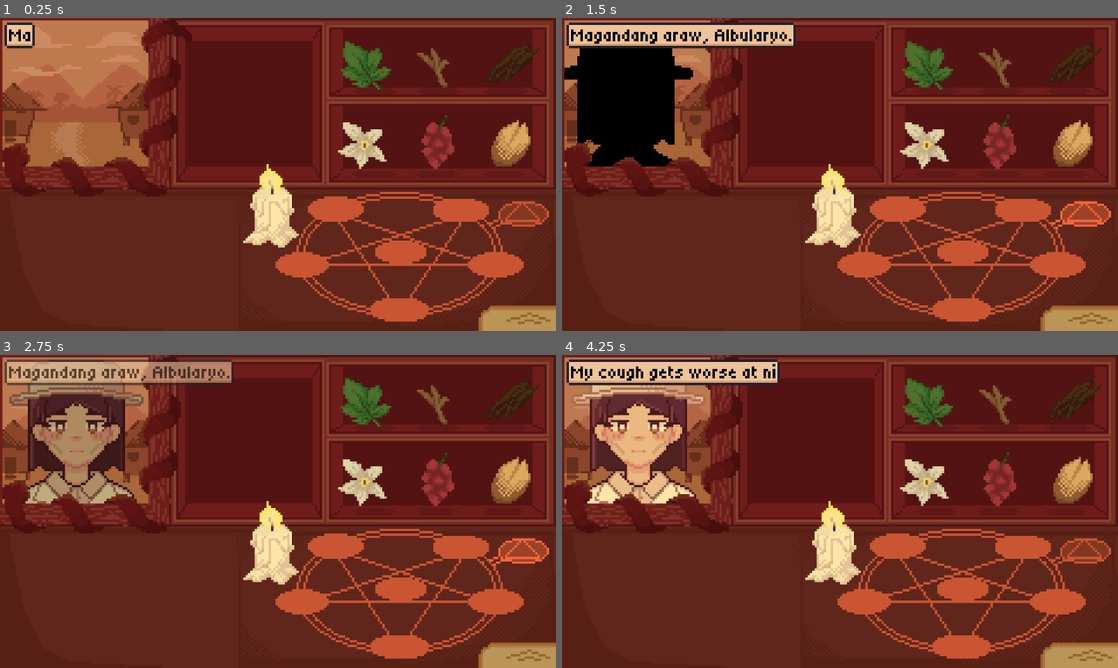
Above: before the commit, frames 1-4 (two rows, left to right).
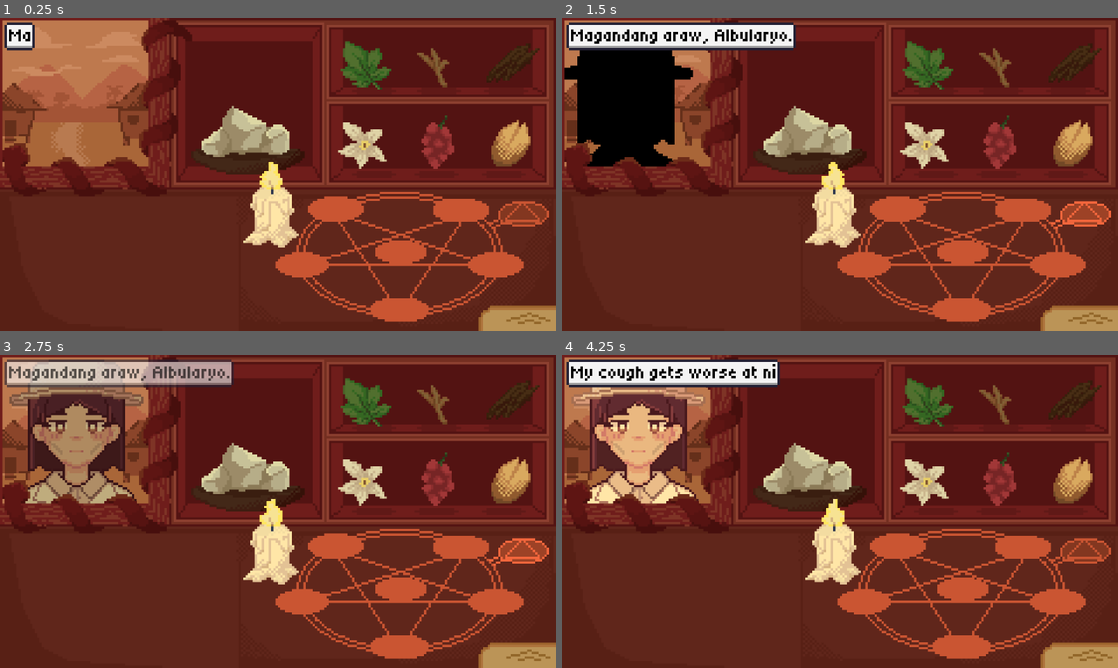
Above: after the commit, the same moments.

Repository: HansSorongon/albularyo_gamedes
Game: Godot game, scene res://scenes/main/main_loop.tscn
Two runs of this game, one before a commit and one after it. Both use one fixed random seed, a clock stepped at 60 frames per second and the inputs below.
Inputs (mouse positions are in pixels of both pictures, inside the frame that each line leads up to):
- Up to frame 1 (0.25 s): no input
- Up to frame 2 (1.5 s): click (1079, 215) at 0.5 s; click (1079, 215) at 1.25 s
- Up to frame 3 (2.75 s): click (517, 552) at 2 s
- Up to frame 4 (4.25 s): tap Enter at 2.75 s; drag from (895, 545) to (1056, 602) at 2.77 s; drag from (1023, 545) to (962, 646) at 3.52 s

The runs differ from the first frame. In frame 1, 2.6% of the frame differs, in the area x 0-55%, y 2-52%; in frame 2, 5.1%; in frame 3, 5.1%; in frame 4, 5.0%.

Commit message:
fix: minor bugfixes

Diff:
--- a/scenes/dialogue/dialogue_box.tscn
+++ b/scenes/dialogue/dialogue_box.tscn
@@ -21,7 +21,7 @@
 theme_override_constants/margin_left = 2
 theme_override_constants/margin_top = 1
 theme_override_constants/margin_right = 1
-theme_override_constants/margin_bottom = 1
+theme_override_constants/margin_bottom = 2
 
 [node name="Label" type="Label" parent="MarginContainer"]
 layout_mode = 2
--- /dev/null
+++ b/scenes/main/flame.gdshader
@@ -0,0 +1,78 @@
+shader_type canvas_item;
+// Debug mode to see the raw flame shape
+uniform bool debug = false;
+// Number of color bands in the flame (3-4 recommended for pixel art)
+uniform int pallet_size = 4;
+// Flame shape controls
+uniform float flame_height = 1.0; // How tall the flame is
+uniform float flame_width = 0.7; // How wide the flame is (increased for more body)
+uniform float flame_taper = 1.2; // How much it tapers at top (lower = more body)
+uniform float flame_flicker = 0.2; // How much the flame flickers
+uniform float step_frequency = 8.0; // How "choppy" the animation is (higher = more steps)
+uniform float scroll_speed = 0.1; // How fast it actually moves
+// Noise texture for flame animation (use low-res noise for pixel art)
+uniform sampler2D noise_tex: filter_nearest, repeat_enable;
+// Flame colors (from hottest/center to coolest/outer) - pixel art palette
+uniform vec4 flame_0: source_color = vec4(1.0, 1.0, 0.8, 1.0); // Bright yellow core
+uniform vec4 flame_1: source_color = vec4(1.0, 0.7, 0.2, 1.0); // Orange
+uniform vec4 flame_2: source_color = vec4(0.9, 0.3, 0.1, 1.0); // Red-orange
+uniform vec4 flame_3: source_color = vec4(0.6, 0.2, 0.1, 0.8); // Dark red edge
+uniform vec4 flame_4: source_color = vec4(0.4, 0.1, 0.0, 0.3); // Very dark edge
+// Brightness thresholds for each color band (tuned for 16x16)
+uniform float thresh_f0 = 0.05;
+uniform float thresh_f1 = 0.15;
+uniform float thresh_f2 = 0.3;
+uniform float thresh_f3 = 0.5;
+uniform float thresh_f4 = 0.7;
+void fragment() {
+	// Snap to pixel grid for crisp pixel art
+	vec2 pixel_uv = floor(UV / TEXTURE_PIXEL_SIZE) * TEXTURE_PIXEL_SIZE;
+	// Center the UV coordinates
+	vec2 uv = pixel_uv;
+	uv.x = (uv.x - 0.5) * 2.0; // Range from -1 to 1
+	uv.y = 1.0 - uv.y; // Flip Y so flame goes upward
+	// Create small candle flame shape (optimized for 16x16)
+	// Classic candle flame: rounded bottom, pointed top
+	// Vertical gradient: strong at bottom (y=0), weak at top (y=1)
+	float vertical_strength = 1.0 - uv.y; // Bottom (0) = 1.0, Top (1) = 0.0
+	vertical_strength = pow(vertical_strength, 1.0 / flame_height); // Control height
+	// Taper the width as we go up (uv.y increases going up)
+	float width_at_height = mix(flame_width, flame_width * 0.15, pow(uv.y, flame_taper));
+	float horizontal_falloff = 1.0 - (abs(uv.x) / width_at_height);
+	horizontal_falloff = max(0.0, horizontal_falloff);
+	// Combine for final shape
+	float base_flame = vertical_strength * horizontal_falloff * 1.5;
+	// Add pixel-stepped animation for flickering
+	float time_step = floor(TIME * step_frequency) / step_frequency;
+	vec2 noise_uv = vec2(pixel_uv.x * 0.5, pixel_uv.y * 0.8 + time_step * scroll_speed);
+	vec4 noise_color = texture(noise_tex, noise_uv);
+	float noise_val = (noise_color.r + noise_color.g + noise_color.b) / 3.0;
+	// Apply noise to create flickering effect
+	float flicker = (noise_val - 0.5) * flame_flicker;
+	base_flame += flicker;
+	// Add secondary noise for detail
+	vec2 detail_uv = vec2(pixel_uv.x * 2.0, pixel_uv.y * 1.5 + time_step * scroll_speed * 1.5);
+	vec4 detail_noise = texture(noise_tex, detail_uv);
+	float detail_val = (detail_noise.r + detail_noise.g + detail_noise.b) / 3.0;
+	base_flame += (detail_val - 0.5) * 0.08;
+	// Clamp the result
+	float map_lum = clamp(base_flame, 0.0, 1.0);
+	// Apply color bands based on luminance thresholds (inverted logic - higher values = hotter)
+	if (map_lum > thresh_f4 && pallet_size >= 1) {
+		COLOR = flame_0;
+	} else if (map_lum > thresh_f3 && pallet_size >= 2) {
+		COLOR = flame_1;
+	} else if (map_lum > thresh_f2 && pallet_size >= 3) {
+		COLOR = flame_2;
+	} else if (map_lum > thresh_f1 && pallet_size >= 4) {
+		COLOR = flame_3;
+	} else if (map_lum > thresh_f0 && pallet_size >= 5) {
+		COLOR = flame_4;
+	} else {
+		COLOR = vec4(0.0, 0.0, 0.0, 0.0); // Transparent background
+	}
+	// Debug mode shows the raw luminance map
+	if (debug) {
+		COLOR = vec4(vec3(map_lum), 1.0);
+	}
+}
--- a/scenes/main/main_loop.tscn
+++ b/scenes/main/main_loop.tscn
@@ -15,11 +15,40 @@
 [ext_resource type="Texture2D" uid="uid://b3koxwi55a278" path="res://assets/workstation/herbs/herb_ginhawa.png" id="7_jnr8r"]
 [ext_resource type="PackedScene" uid="uid://pe35hcx4pegf" path="res://scenes/workstation/PentagramPoint.tscn" id="9_yfqjs"]
 [ext_resource type="Texture2D" uid="uid://dxl7f4c1kpv30" path="res://assets/workstation/pentagram/pentagram.png" id="11_eofcd"]
+[ext_resource type="AudioStream" uid="uid://bl4rpeyyyted6" path="res://assets/audio/click_remove.ogg" id="13_wh6i2"]
 [ext_resource type="Texture2D" uid="uid://pyguyoj7h22c" path="res://assets/workstation/pentagram/pentagram_confirm.png" id="14_jnr8r"]
 [ext_resource type="AudioStream" uid="uid://dpjqk0axsu3l1" path="res://assets/audio/bgm.mp3" id="15_m757o"]
 [ext_resource type="Shader" uid="uid://87k5bptnb1d8" path="res://scenes/main/night_shader.gdshader" id="18_isaxb"]
 [ext_resource type="PackedScene" uid="uid://c3f5eobhumfge" path="res://scenes/main/checklist_toggle.tscn" id="19_h6rqw"]
 [ext_resource type="Texture2D" uid="uid://1nxi17npukpj" path="res://assets/workstation/candle.png" id="20_isaxb"]
+[ext_resource type="Texture2D" uid="uid://chw76k6sft5nm" path="res://assets/workstation/bowl.png" id="20_r5fat"]
+[ext_resource type="Shader" uid="uid://bmnooa5ldqv2m" path="res://scenes/main/flame.gdshader" id="21_22fp7"]
+[ext_resource type="Texture2D" uid="uid://wjlyw6tyblxi" path="res://assets/workstation/tawas.png" id="21_wh6i2"]
+[ext_resource type="Texture2D" uid="uid://cp1pcuo3v2c4b" path="res://assets/workstation/flame.png" id="22_1v0k2"]
+
+[sub_resource type="NoiseTexture2D" id="NoiseTexture2D_22fp7"]
+
+[sub_resource type="ShaderMaterial" id="ShaderMaterial_r5fat"]
+shader = ExtResource("21_22fp7")
+shader_parameter/debug = false
+shader_parameter/pallet_size = 3
+shader_parameter/flame_height = 2.7800000000000002
+shader_parameter/flame_width = 2.04
+shader_parameter/flame_taper = 0.535
+shader_parameter/flame_flicker = 0.5
+shader_parameter/step_frequency = 8.0
+shader_parameter/scroll_speed = 0.3
+shader_parameter/noise_tex = SubResource("NoiseTexture2D_22fp7")
+shader_parameter/flame_0 = Color(0.96862745, 0.8901961, 0.5764706, 1)
+shader_parameter/flame_1 = Color(1, 0.9019608, 0.3764706, 1)
+shader_parameter/flame_2 = Color(1, 0.9019608, 0.3764706, 1)
+shader_parameter/flame_3 = Color(0, 0, 0, 0.8)
+shader_parameter/flame_4 = Color(0, 0, 0, 0.3019608)
+shader_parameter/thresh_f0 = 0.05
+shader_parameter/thresh_f1 = 0.15
+shader_parameter/thresh_f2 = 0.3
+shader_parameter/thresh_f3 = 0.5
+shader_parameter/thresh_f4 = 0.7
 
 [sub_resource type="ShaderMaterial" id="ShaderMaterial_eexwu"]
 shader = ExtResource("18_isaxb")
@@ -29,6 +58,25 @@
 
 [node name="MainLoop" type="Node2D"]
 script = ExtResource("1_olyg1")
+
+[node name="Bowl" type="Sprite2D" parent="."]
+position = Vector2(107, 61)
+texture = ExtResource("20_r5fat")
+
+[node name="Tawas" type="Sprite2D" parent="Bowl"]
+position = Vector2(-1, -12)
+texture = ExtResource("21_wh6i2")
+
+[node name="Candle" type="Sprite2D" parent="."]
+position = Vector2(105, 63)
+texture = ExtResource("20_isaxb")
+centered = false
+
+[node name="Flame2" type="Sprite2D" parent="Candle"]
+material = SubResource("ShaderMaterial_r5fat")
+position = Vector2(7, -2)
+texture = ExtResource("22_1v0k2")
+centered = false
 
 [node name="Workstation" type="Node2D" parent="."]
 
@@ -71,6 +119,9 @@
 texture = ExtResource("3_o22mv")
 centered = false
 
+[node name="SfxRemove" type="AudioStreamPlayer" parent="Workstation/Pentagram"]
+stream = ExtResource("13_wh6i2")
+
 [node name="Herbs" type="Node2D" parent="Workstation"]
 
 [node name="BackgroundHerbs" type="Node2D" parent="Workstation/Herbs"]
@@ -100,30 +151,36 @@
 texture = ExtResource("4_eofcd")
 
 [node name="Lagundi" parent="Workstation/Herbs" instance=ExtResource("1_naftw")]
+z_index = 10
 position = Vector2(157, 19)
 texture = ExtResource("4_o22mv")
 
 [node name="Root" parent="Workstation/Herbs" instance=ExtResource("1_naftw")]
+z_index = 10
 position = Vector2(189, 19)
 texture = ExtResource("3_6ufpv")
 herb_name = "Root"
 
 [node name="Bark" parent="Workstation/Herbs" instance=ExtResource("1_naftw")]
+z_index = 10
 position = Vector2(221, 19)
 texture = ExtResource("4_eofcd")
 herb_name = "Bark"
 
 [node name="Sampaguita" parent="Workstation/Herbs" instance=ExtResource("1_naftw")]
+z_index = 10
 position = Vector2(157, 54)
 texture = ExtResource("5_yfqjs")
 herb_name = "Sampaguita"
 
 [node name="Dugo" parent="Workstation/Herbs" instance=ExtResource("1_naftw")]
+z_index = 10
 position = Vector2(189, 54)
 texture = ExtResource("6_o22mv")
 herb_name = "Dugo"
 
 [node name="Ginhawa" parent="Workstation/Herbs" instance=ExtResource("1_naftw")]
+z_index = 10
 position = Vector2(221, 54)
 texture = ExtResource("7_jnr8r")
 herb_name = "Ginhawa"
@@ -149,10 +206,3 @@
 
 [node name="ChecklistControl" parent="." instance=ExtResource("19_h6rqw")]
 position = Vector2(284, 190)
-
-[node name="Candle" type="Sprite2D" parent="."]
-position = Vector2(105, 63)
-texture = ExtResource("20_isaxb")
-centered = false
-
-[node name="Flame" type="Sprite2D" parent="Candle"]
--- a/scenes/main/patient.gd
+++ b/scenes/main/patient.gd
@@ -61,8 +61,8 @@
 func generate_symptoms():
 	symptoms.clear()
 
-	# 3-5 symptoms
-	var num_symptoms = randi() % 3 + 3
+	# 2-3 symptoms
+	var num_symptoms = randi() % 2 + 2
 
 	var pool = possible_symptoms.duplicate()
 	pool.shuffle()
--- a/scenes/main/pentagram.gd
+++ b/scenes/main/pentagram.gd
@@ -1,6 +1,17 @@
 extends Node2D
 
+@onready var sfx_remove: AudioStreamPlayer = $SfxRemove
+
 var occupied_zones = {
+	"PentagramPoint1": null,
+	"PentagramPoint2": null,
+	"PentagramPoint3": null,
+	"PentagramPoint4": null,
+	"PentagramPoint5": null,
+	"PentagramPoint6": null
+}
+
+var occupied_names = {
 	"PentagramPoint1": null,
 	"PentagramPoint2": null,
 	"PentagramPoint3": null,
@@ -15,13 +26,26 @@
 func is_zone_occupied(zone) -> bool:
 	return occupied_zones.has(zone) and occupied_zones[zone] != null
 
-func occupy_zone(zone: String, herb_sprite: Sprite2D):
+func occupy_zone(zone: String, herb_sprite: Sprite2D, herb_name: String):
+
 	occupied_zones[zone] = herb_sprite
+	occupied_names[zone] = herb_name
+
+	var node = get_node(zone)
+	if node:
+		node.get_node("CollisionShape2D").apply_scale(Vector2(1, 2))
 
 func remove_herb(zone):
 
 	if occupied_zones[zone]:
+		sfx_remove.play()
+
 		var herb_sprite = occupied_zones[zone]
 		if herb_sprite.is_inside_tree():
 			herb_sprite.queue_free()
 		occupied_zones[zone] = null
+		occupied_names[zone] = null
+
+		var node = get_node(NodePath(zone))
+		if node:
+			node.get_node("CollisionShape2D").apply_scale(Vector2(1, 0.5))
--- a/scenes/main/pentagram_confirm.gd
+++ b/scenes/main/pentagram_confirm.gd
@@ -11,7 +11,12 @@
 	connect("mouse_exited", Callable(self, "_on_mouse_exited"))
 
 func _button_pressed():
-	print("Confirmed.")
+
+	var pentagram = get_parent()
+
+	if not pentagram.occupied_zones["PentagramPoint6"]:
+		print("No catalyst!")
+
 	confirm_pressed.emit()
 
 func _on_mouse_entered():
--- a/scenes/workstation/herb.gd
+++ b/scenes/workstation/herb.gd
@@ -47,14 +47,20 @@
 		if area.is_in_group("pentagram_drop_zone"):
 
 			var zone = area.name
+
 			if pentagram.is_zone_occupied(zone):
+				continue
+
+			# make sure there is a catalyst first
+			if not pentagram.occupied_zones["PentagramPoint6"] and not zone == "PentagramPoint6":
 				continue
 
 			var new_herb = Sprite2D.new()
 			new_herb.texture = texture
 			new_herb.position = area.global_position
+			new_herb.z_index = 0
 			get_parent().add_child(new_herb)
-			pentagram.occupy_zone(zone, new_herb)
+			pentagram.occupy_zone(zone, new_herb, herb_name)
 
 			break
 
--- a/scenes/workstation/pentagram_point.gd
+++ b/scenes/workstation/pentagram_point.gd
@@ -1,9 +1,12 @@
 extends Area2D
+
+@onready var sfx_remove: AudioStreamPlayer = $"../SfxRemove"
 
 func _ready():
 	connect("input_event", Callable(self, "_on_input_event"))
 
 func _on_input_event(viewport, event, shape_idx):
 	if event.is_action_pressed("click"):
+
 		var pentagram = get_parent()
 		pentagram.remove_herb(name)
Binary file changed: assets/ui/dialogue/dialog.png
Binary file added: assets/workstation/bowl.png
Not shown, added: assets/workstation/bowl.png.import
Binary file changed: assets/workstation/candle.png
Binary file added: assets/workstation/flame.png
Not shown, added: assets/workstation/flame.png.import
Binary file added: assets/workstation/tawas.png
Not shown, added: assets/workstation/tawas.png.import
Not shown, added: scenes/main/flame.gdshader.uid
Not shown: 1 places in scenes/main/main_loop.tscn that only renumber resources
